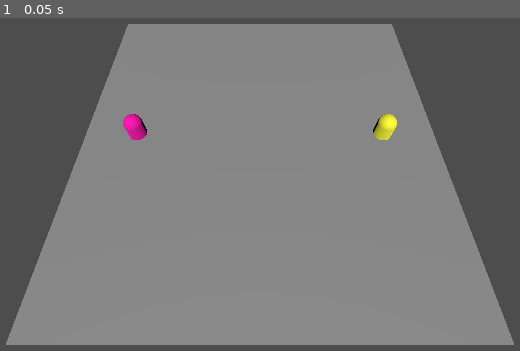
Above: before the commit, frame 1.
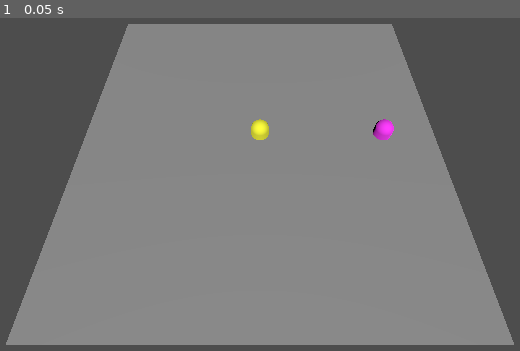
Above: after the commit, the same moment.

Repository: LordArugula/tb-rpg-godot
Game: Godot game, scene res://scenes/main.tscn
Two runs of this game, one before a commit and one after it. Both use one fixed random seed, a clock stepped at 60 frames per second and the inputs below.
Inputs:
- Up to frame 1 (0.05 s): no input

The runs differ from the first frame. In frame 1, 0.7% of the frame differs, in the area x 23-77%, y 28-37%.
Error after the commit: Out of bounds get index '0' (on base: 'Array[ActorController]') (res://scripts/turn_queue.gd:33)

Commit message:
create battle_manager

Diff:
--- a/scenes/character b.tscn
+++ /dev/null
@@ -1,22 +0,0 @@
-[gd_scene load_steps=4 format=3 uid="uid://k1rcuogjc5j5"]
-
-[sub_resource type="StandardMaterial3D" id="StandardMaterial3D_tqcu2"]
-albedo_color = Color(1, 0, 0.698039, 1)
-
-[sub_resource type="CapsuleMesh" id="CapsuleMesh_nxphr"]
-material = SubResource("StandardMaterial3D_tqcu2")
-
-[sub_resource type="CapsuleShape3D" id="CapsuleShape3D_vxapb"]
-
-[node name="Character" type="CharacterBody3D"]
-
-[node name="Pivot" type="Node3D" parent="."]
-transform = Transform3D(-0.258819, -0.965926, 0, 0.965926, -0.258819, 0, 0, 0, 1, 0, 0, 0)
-
-[node name="MeshInstance3D" type="MeshInstance3D" parent="Pivot"]
-transform = Transform3D(-0.258819, 0.965926, 0, -0.965926, -0.258819, 0, 0, 0, 1, 0, 0, 0)
-mesh = SubResource("CapsuleMesh_nxphr")
-skeleton = NodePath("../..")
-
-[node name="CollisionShape3D" type="CollisionShape3D" parent="."]
-shape = SubResource("CapsuleShape3D_vxapb")
--- a/scenes/character a.tscn
+++ b/scenes/character.tscn
@@ -1,22 +1,23 @@
 [gd_scene load_steps=4 format=3 uid="uid://c1u2hxwl6r15i"]
 
-[sub_resource type="StandardMaterial3D" id="StandardMaterial3D_k2dil"]
-albedo_color = Color(1, 1, 0.2, 1)
+[ext_resource type="Script" path="res://scripts/actor_controller.gd" id="1_l3wu8"]
 
 [sub_resource type="CapsuleMesh" id="CapsuleMesh_nxphr"]
-material = SubResource("StandardMaterial3D_k2dil")
 
 [sub_resource type="CapsuleShape3D" id="CapsuleShape3D_vxapb"]
 
-[node name="Character" type="CharacterBody3D"]
+[node name="ActorController" type="Node3D"]
+script = ExtResource("1_l3wu8")
 
-[node name="Pivot" type="Node3D" parent="."]
+[node name="CharacterBody3D" type="CharacterBody3D" parent="."]
+
+[node name="Pivot" type="Node3D" parent="CharacterBody3D"]
 transform = Transform3D(-0.258819, -0.965926, 0, 0.965926, -0.258819, 0, 0, 0, 1, 0, 0, 0)
 
-[node name="MeshInstance3D" type="MeshInstance3D" parent="Pivot"]
+[node name="MeshInstance3D" type="MeshInstance3D" parent="CharacterBody3D/Pivot"]
 transform = Transform3D(-0.258819, 0.965926, 0, -0.965926, -0.258819, 0, 0, 0, 1, 0, 0, 0)
 mesh = SubResource("CapsuleMesh_nxphr")
 skeleton = NodePath("../..")
 
-[node name="CollisionShape3D" type="CollisionShape3D" parent="."]
+[node name="CollisionShape3D" type="CollisionShape3D" parent="CharacterBody3D"]
 shape = SubResource("CapsuleShape3D_vxapb")
--- /dev/null
+++ b/scenes/character_a.tscn
@@ -0,0 +1,14 @@
+[gd_scene load_steps=4 format=3 uid="uid://dgcsda3cijeif"]
+
+[ext_resource type="PackedScene" uid="uid://c1u2hxwl6r15i" path="res://scenes/character.tscn" id="1_j2cp4"]
+
+[sub_resource type="StandardMaterial3D" id="StandardMaterial3D_odekq"]
+albedo_color = Color(1, 1, 0.215686, 1)
+
+[sub_resource type="CapsuleMesh" id="CapsuleMesh_rdqci"]
+material = SubResource("StandardMaterial3D_odekq")
+
+[node name="ActorController" instance=ExtResource("1_j2cp4")]
+
+[node name="MeshInstance3D" parent="CharacterBody3D/Pivot" index="0"]
+mesh = SubResource("CapsuleMesh_rdqci")
--- /dev/null
+++ b/scenes/character_b.tscn
@@ -0,0 +1,14 @@
+[gd_scene load_steps=4 format=3 uid="uid://uka01qjj1jym"]
+
+[ext_resource type="PackedScene" uid="uid://c1u2hxwl6r15i" path="res://scenes/character.tscn" id="1_g3mik"]
+
+[sub_resource type="StandardMaterial3D" id="StandardMaterial3D_dxpkv"]
+albedo_color = Color(1, 0.215686, 1, 1)
+
+[sub_resource type="CapsuleMesh" id="CapsuleMesh_nnuga"]
+material = SubResource("StandardMaterial3D_dxpkv")
+
+[node name="ActorController" instance=ExtResource("1_g3mik")]
+
+[node name="MeshInstance3D" parent="CharacterBody3D/Pivot" index="0"]
+mesh = SubResource("CapsuleMesh_nnuga")
--- a/scenes/main.tscn
+++ b/scenes/main.tscn
@@ -1,8 +1,9 @@
-[gd_scene load_steps=4 format=3 uid="uid://cqcysic4rjbu8"]
+[gd_scene load_steps=5 format=3 uid="uid://cqcysic4rjbu8"]
 
 [ext_resource type="PackedScene" uid="uid://bstbupk84d55" path="res://scenes/environment.tscn" id="1_rchuw"]
-[ext_resource type="PackedScene" uid="uid://c1u2hxwl6r15i" path="res://scenes/character a.tscn" id="2_leo3i"]
-[ext_resource type="PackedScene" uid="uid://k1rcuogjc5j5" path="res://scenes/character b.tscn" id="3_w2tcu"]
+[ext_resource type="Script" path="res://scripts/battle_manager.gd" id="2_wsbfn"]
+[ext_resource type="PackedScene" uid="uid://dgcsda3cijeif" path="res://scenes/character_a.tscn" id="3_4dikk"]
+[ext_resource type="PackedScene" uid="uid://uka01qjj1jym" path="res://scenes/character_b.tscn" id="4_k6v5f"]
 
 [node name="Main" type="Node3D"]
 
@@ -14,8 +15,12 @@
 
 [node name="Environment" parent="." instance=ExtResource("1_rchuw")]
 
-[node name="Character A" parent="." instance=ExtResource("2_leo3i")]
-transform = Transform3D(1, 0, 0, 0, 1, 0, 0, 0, 1, 7, 0.5, 0)
+[node name="BattleManager" type="Node" parent="."]
+script = ExtResource("2_wsbfn")
 
-[node name="Character B" parent="." instance=ExtResource("3_w2tcu")]
-transform = Transform3D(1, 0, 0, 0, 1, 0, 0, 0, 1, -7, 0.5, 0)
+[node name="Character A" parent="BattleManager" instance=ExtResource("3_4dikk")]
+script = null
+
+[node name="Character B" parent="BattleManager" instance=ExtResource("4_k6v5f")]
+transform = Transform3D(1, 0, 0, 0, 1, 0, 0, 0, 1, 7, 0, 0)
+script = null
--- /dev/null
+++ b/scripts/actor_controller.gd
@@ -0,0 +1,7 @@
+extends Node3D;
+
+class_name ActorController;
+
+var stats = {
+
+};
--- /dev/null
+++ b/scripts/battle_manager.gd
@@ -0,0 +1,31 @@
+extends Node
+
+var turnQueue: TurnQueue;
+
+func _ready() -> void:
+	var children = get_children().filter(func(child: Node): return child is ActorController);
+
+	turnQueue = TurnQueue.new();
+	for child in children:
+		turnQueue.add_end(child);
+		pass
+
+	var character = turnQueue.get_next();
+	# perform action
+	print(character);
+
+	pass
+
+
+func _input(event: InputEvent) -> void:
+	if (event is InputEventKey and event.is_pressed()):
+		if (event.keycode == KEY_SPACE):
+			turnQueue.move_next();
+
+			var character = turnQueue.get_next();
+			# perform action
+			print(character);
+
+			pass
+
+	pass
--- /dev/null
+++ b/scripts/turn_queue.gd
@@ -0,0 +1,33 @@
+class_name TurnQueue;
+
+var characters: Array[ActorController];
+var current: int;
+
+
+func move_next():
+	current = (current + 1) % characters.size();
+	pass
+
+
+func move_prev():
+	current = (current + characters.size() - 1) % characters.size();
+	pass
+
+
+func add_end(character: ActorController):
+	characters.push_back(character);
+	pass
+
+
+func add_back(character: ActorController):
+	characters.push_front(character);
+	pass
+
+
+func remove(character: ActorController):
+	characters.erase(character);
+	pass
+
+
+func get_next() -> ActorController:
+	return characters[current];
